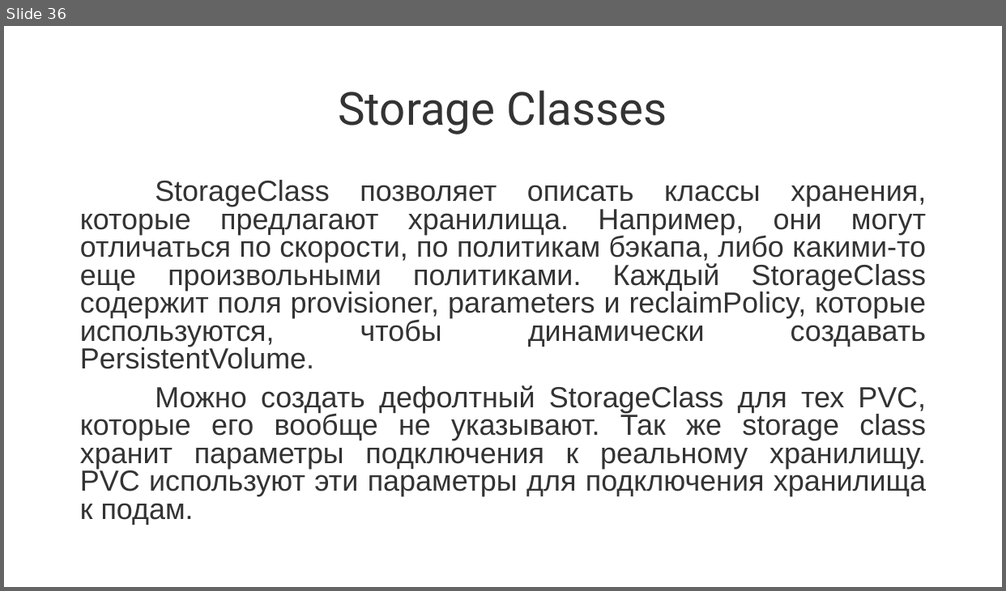
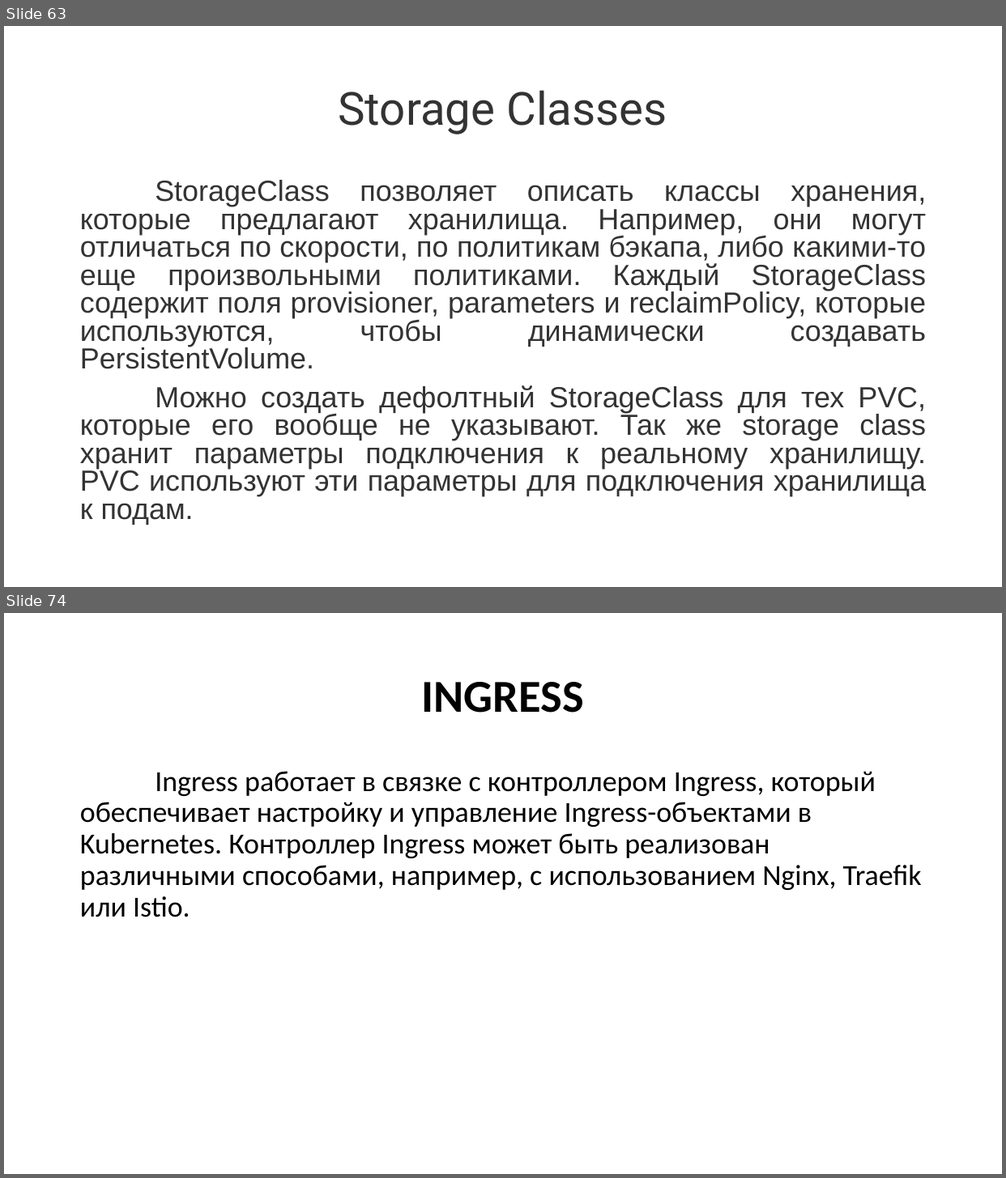
Before and after one commit to Kollekcioner47/k8s, a slide deck: k8s.pptx. Shown one above the other, each under a label of ours: slide 36 before the commit, slides 63 and 74 after it; the slides between them are not shown. The pictures are 1006x591 and 1006x1178 pixels, drawn with LibreOffice and Linux fonts; fonts in the diff are those of the drawing. Boxes give left, top, right and bottom in pixels: in the first picture for what was removed or moved away, otherwise in the second. Text is boxed around its words. In the diff, an @@ line names an element or a change of style, - is before the commit and + after.

```diff
--- a/k8s.pptx
+++ b/k8s.pptx
@@ slide 74 added at [4, 613, 1002, 1174], background #FFFFFF @@
@@ title added at [422, 682, 584, 713], 44 pt, text #000000, bold @@
+INGRESS
@@ text added at [80, 771, 922, 918], 28 pt, text #000000 @@
+Ingress работает в связке с контроллером Ingress, который обеспечивает настройку и управление Ingress-объектами в Kubernetes. Контроллер Ingress может быть реализован различными способами, например, с использованием Nginx, Traefik или Istio.
@@ what was slide 36 is now slide 63 @@
```
Also in this commit, not shown: 5 slides changed, 50 other slides added, 5 slides removed.
